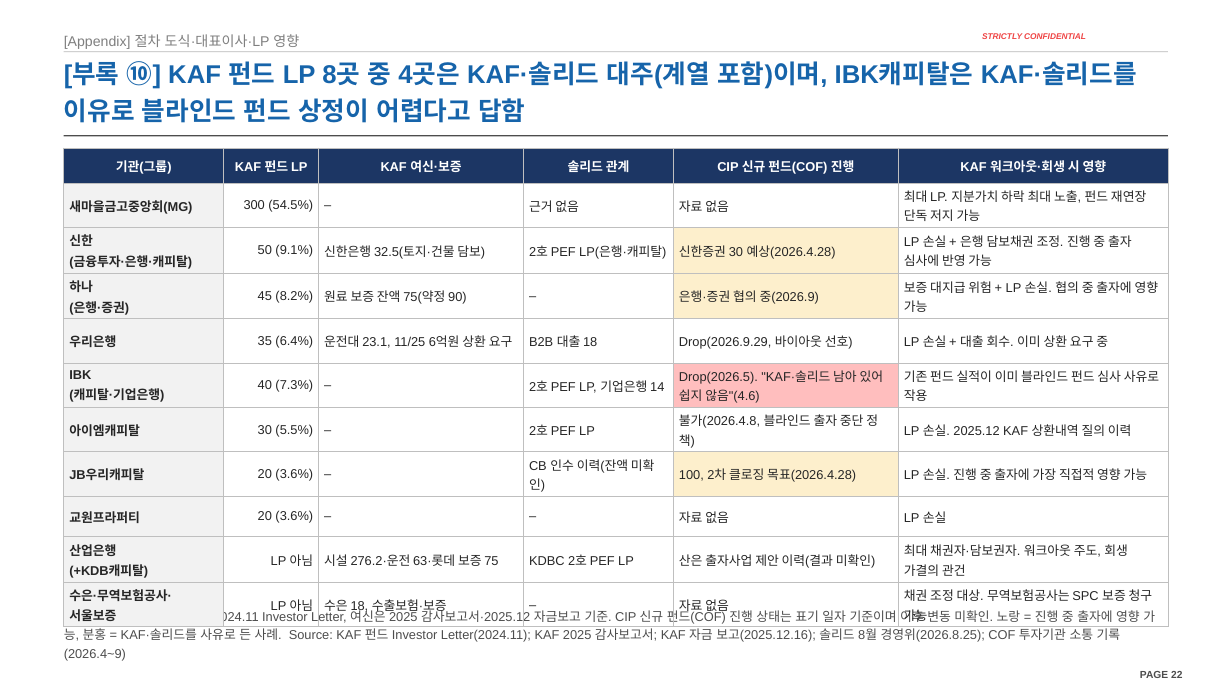
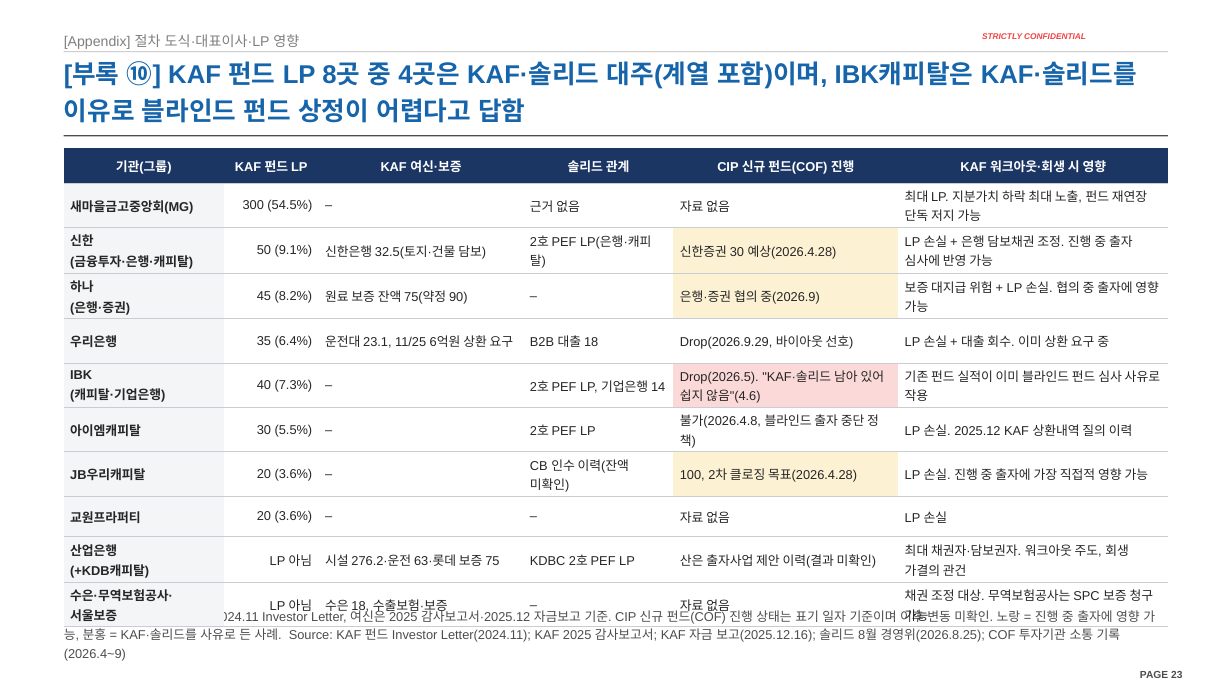
Before and after one commit to jogyesung/GS-Secretary, a slide deck: slide 23 of outputs/CIP_KAF_솔리드_자금조달차질_시나리오_20261118.pptx (slide 22 before the commit). Drawn at 1232x693 pixels with LibreOffice and Linux fonts; fonts in the diff are those of the drawing; background and template pictures are left out. Boxes give left, top, right and bottom in pixels: in the first picture for what was removed or moved away, otherwise in the second. Text is boxed around its words. In the diff, an @@ line names an element or a change of style, - is before the commit and + after.

```diff
--- a/outputs/CIP_KAF_솔리드_자금조달차질_시나리오_20261118.pptx
+++ b/outputs/CIP_KAF_솔리드_자금조달차질_시나리오_20261118.pptx
@@ table at [64, 148, 1168, 626] @@
@@ fill #F2F2F2 to #F4F5F7 in 10 cells @@
@@ fill #FDEFCC to #FDF1D3 in 3 cells @@
@@ fill #FFBEBE to #FBD9D9 in row 6, column 5 @@
@@ borders changed @@
```
Also in this commit, not shown: 23 other slides changed, 1 slide added, 3 other files.
